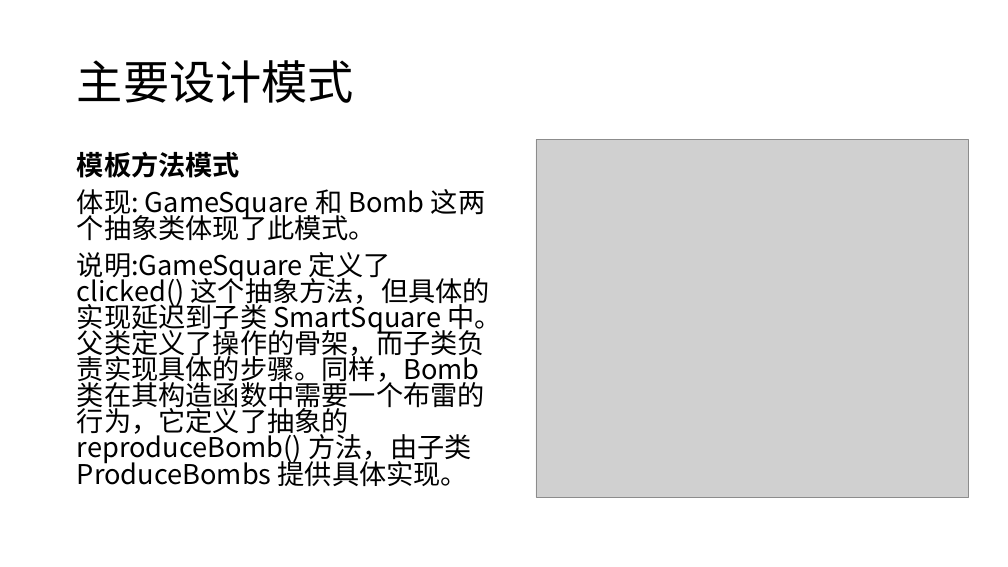
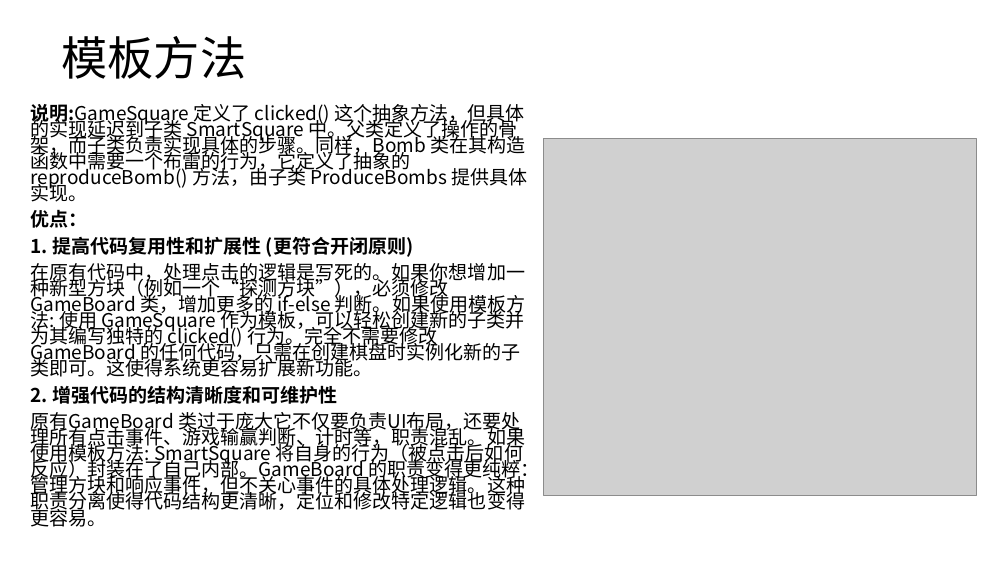
Before and after one commit to wzc506/mineswapper, a slide deck: slide 6 of uml.pptx (slide 9 before the commit). Drawn at 1008x567 pixels with LibreOffice and Linux fonts; fonts in the diff are those of the drawing; grey boxes stand for pictures. Boxes give left, top, right and bottom in pixels: in the first picture for what was removed or moved away, otherwise in the second. Text is boxed around its words. In the diff, an @@ line names an element or a change of style, - is before the commit and + after.

```diff
--- a/uml.pptx
+++ b/uml.pptx
@@ title at box(62, 36, 247, 79): text changed @@
-主要设计模式
+模板方法
@@ text "说明:GameSquare 定义了 clicked() 这个抽象方法，但具体的实现延迟到子类 SmartSquare ...": place and size @@
-text "说明:GameSquare 定义了 clicked() 这个抽象方法，但具体的实现延迟到子类 SmartSquare ..." at box(77, 151, 501, 486)
+text "说明:GameSquare 定义了 clicked() 这个抽象方法，但具体的实现延迟到子类 SmartSquare ..." at box(30, 104, 539, 527)
@@ text at box(30, 104, 527, 202): size 25.9 to 18.2 pt in "说明:GameSquare 定义了 clicked() 这个抽象方法，但具体的实现延迟到子类 SmartSquare 中 ..."; bold on in "说明:GameSquare"; line spacing 0.8 to 0.7 @@
@@ picture: place and size @@
-picture at box(536, 140, 969, 498)
+picture at box(544, 138, 976, 496)
@@ text at box(77, 151, 485, 241): paragraphs removed @@
-模板方法模式
-体现: GameSquare 和 Bomb 这两个抽象类体现了此模式。
@@ text at box(30, 209, 539, 527): paragraphs added @@
+优点：
+1. 提高代码复用性和扩展性 (更符合开闭原则)
+在原有代码中，处理点击的逻辑是写死的。如果你想增加一种新型方块（例如一个“探测方块”），必须修改 GameBoard 类，增加更多的 if-else 判断。如果使用模板方法: 使用 GameSquare 作为模板，可以轻松创建新的子类并为其编写独特的 clicked() 行为。完全不需要修改 GameBoard 的任何代码，只需在创建棋盘时实例化新的子类即可。这使得系统更容易扩展新功能。
+2. 增强代码的结构清晰度和可维护性
+原有GameBoard 类过于庞大它不仅要负责UI布局，还要处理所有点击事件、游戏输赢判断、计时等，职责混乱。如果使用模板方法: SmartSquare 将自身的行为（被点击后如何反应）封装在了自己内部。GameBoard 的职责变得更纯粹：管理方块和响应事件，但不关心事件的具体处理逻辑。这种职责分离使得代码结构更清晰，定位和修改特定逻辑也变得更容易。
```
Also in this commit, not shown: 2 other slides changed, 12 slides added, 32 other files.
